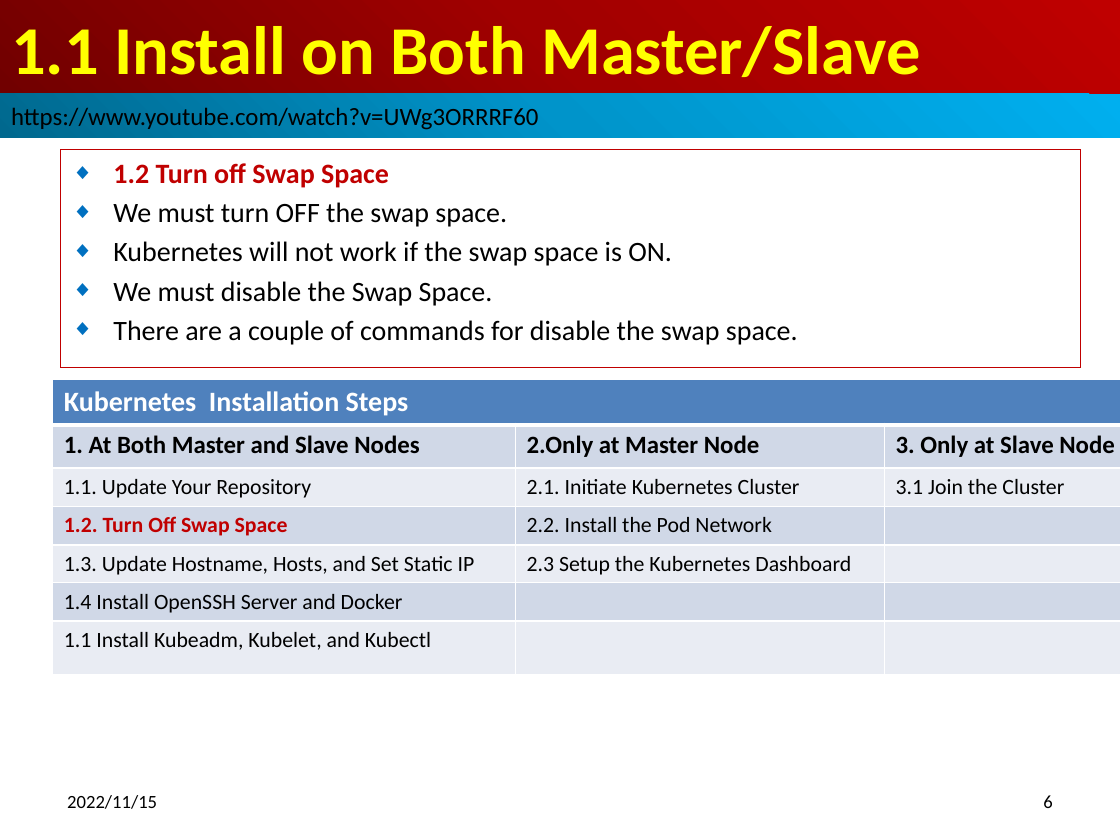
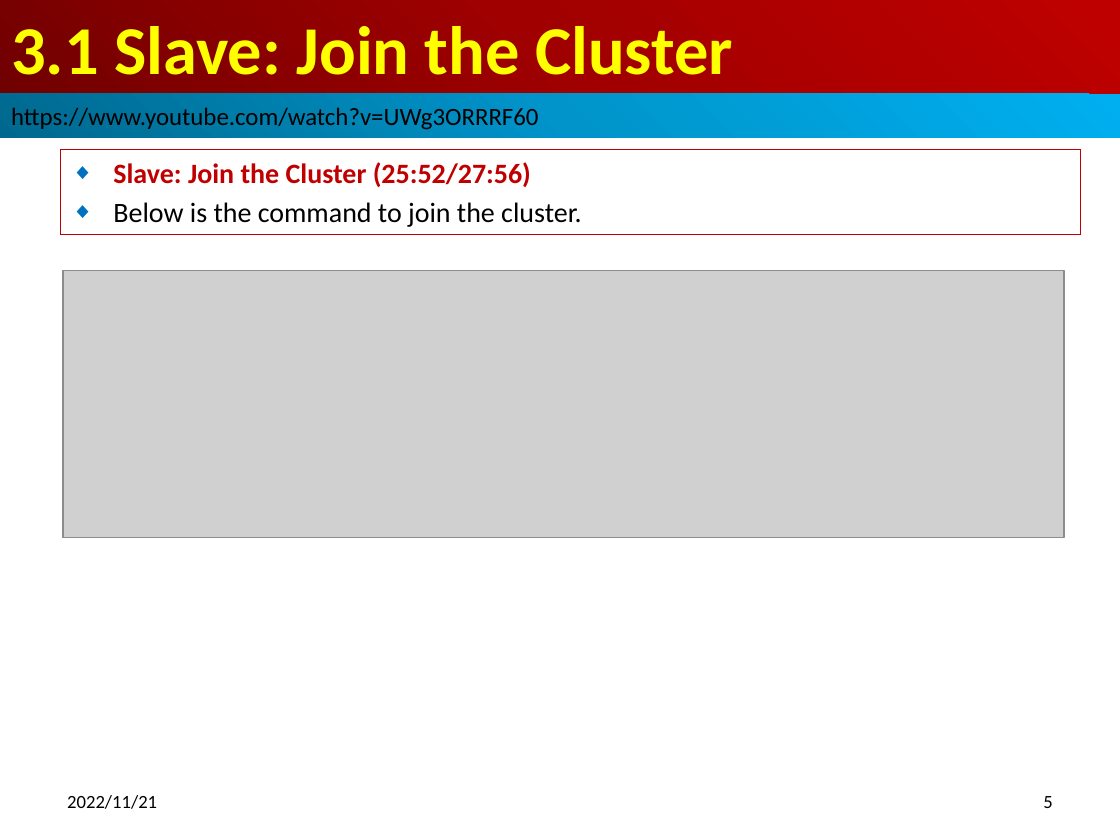
Before and after one commit to peterhchen/900_Kubernetes, a slide deck: slide 5 of 001_03_Connect_Slave.pptx (slide 6 before the commit). Drawn at 1120x840 pixels with LibreOffice and Linux fonts; fonts in the diff are those of the drawing; grey boxes stand for pictures. Boxes give left, top, right and bottom in pixels: in the first picture for what was removed or moved away, otherwise in the second. Text is boxed around its words. In the diff, an @@ line names an element or a change of style, - is before the commit and + after.

```diff
--- a/001_03_Connect_Slave.pptx
+++ b/001_03_Connect_Slave.pptx
@@ title at [11, 26, 733, 75]: text changed @@
-1.1 Install on Both Master/Slave
+3.1 Slave: Join the Cluster
@@ subtitle "Slave: Join the Cluster (25:52/27:56)": place and size @@
-subtitle "Slave: Join the Cluster (25:52/27:56)" at [60, 150, 1081, 367]
+subtitle "Slave: Join the Cluster (25:52/27:56)" at [60, 150, 1081, 235]
@@ subtitle at [113, 162, 582, 227]: text changed @@
-◆ 1.2 Turn off Swap Space
-◆ We must turn OFF the swap space.
-◆ Kubernetes will not work if the swap space is ON.
-◆ We must disable the Swap Space.
-◆ There are a couple of commands for disable the swap space.
+◆ Slave: Join the Cluster (25:52/27:56)
+◆ Below is the command to join the cluster.
@@ picture added at [63, 270, 1064, 538] @@
@@ table removed at [53, 380, 1120, 674], 7 rows, 3 columns @@
-Kubernetes Installation Steps |  | 
-1. At Both Master and Slave Nodes | 2.Only at Master Node | 3. Only at Slave Node
-1.1. Update Your Repository | 2.1. Initiate Kubernetes Cluster | 3.1 Join the Cluster
-1.2. Turn Off Swap Space | 2.2. Install the Pod Network | 
-1.3. Update Hostname, Hosts, and Set Static IP | 2.3 Setup the Kubernetes Dashboard | 
-1.4 Install OpenSSH Server and Docker |  | 
-1.1 Install Kubeadm, Kubelet, and Kubectl |  | 
@@ text at [67, 795, 157, 809]: text changed @@
-2022/11/15
+2022/11/21
@@ page number at [1043, 796, 1052, 808]: text changed @@
-6
+5
```
Also in this commit, not shown: 10 other slides changed, 1 slide added, 20 slides removed, 3 other files.
